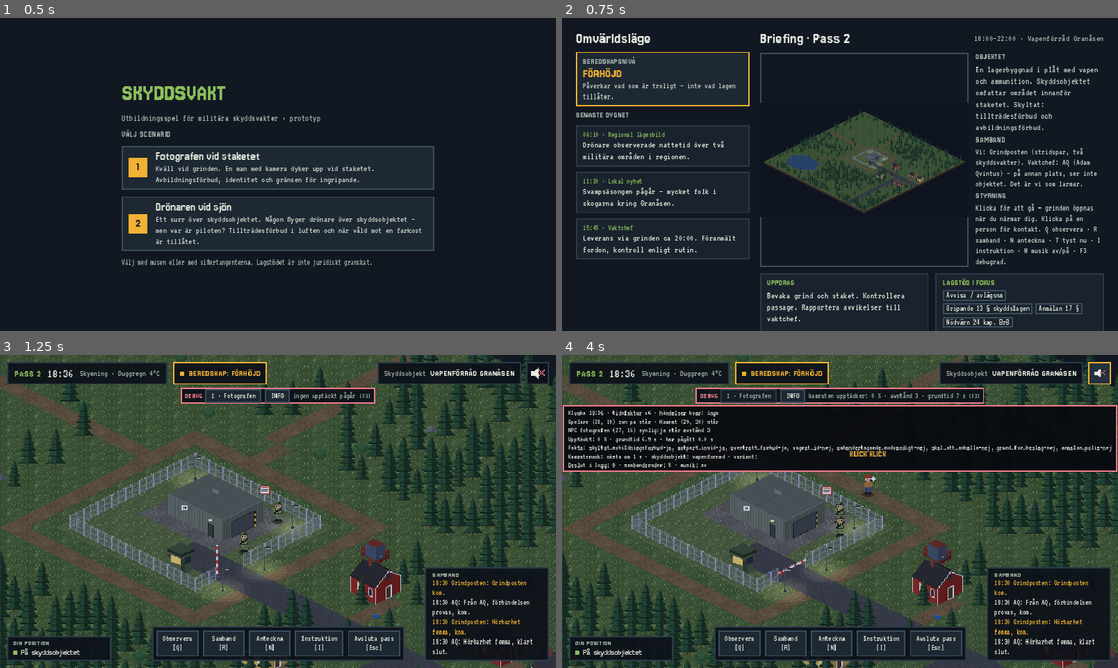
Above: before the commit, frames 1-4 (two rows, left to right).
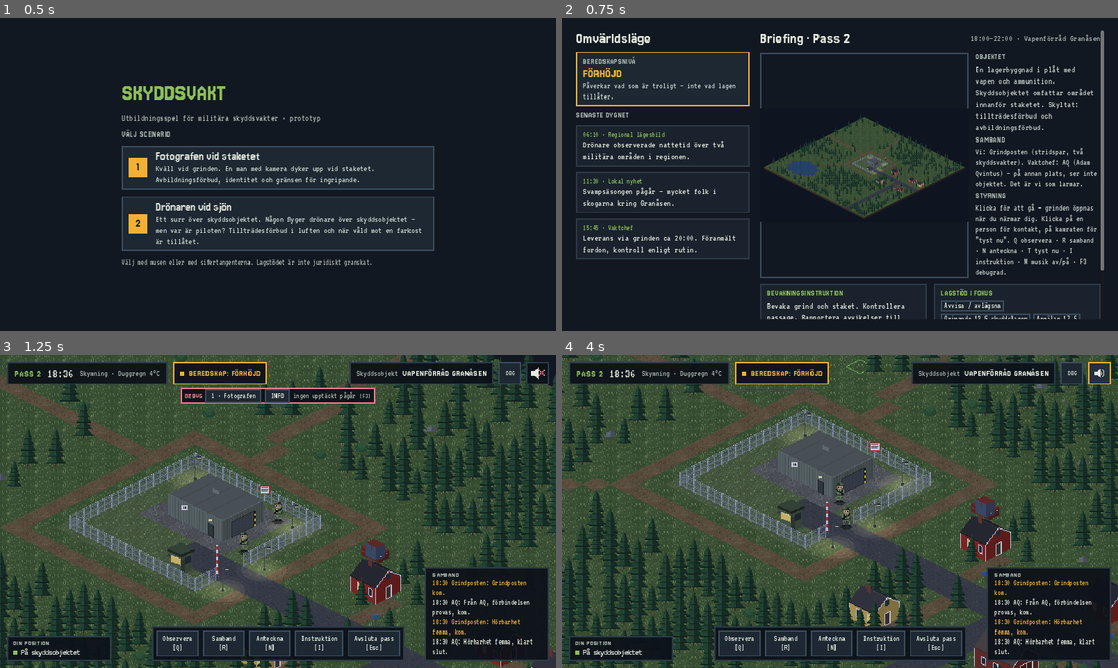
Above: after the commit, the same moments.

Repository: sulaco-hue/skyddsvakt
Game: Godot game, scene res://scenes/main.tscn
The game is run twice, just before and just after one commit, with the same random seed, the same clock (stepped at 60 frames per second) and the same inputs.
Inputs (mouse positions are in pixels of both pictures, inside the frame that each line leads up to; where the layout moved, square brackets give the same spot in the first picture):
- Up to frame 1 (0.5 s): no input
- Up to frame 2 (0.75 s): tap Enter at 0.5 s; move the mouse to (962, 158) at 0.52 s; tap M at 0.6 s; click (962, 158) at 0.67 s
- Up to frame 3 (1.25 s): tap Space at 0.77 s
- Up to frame 4 (4 s): click (1073, 373) [1101, 373] at 1.25 s; click (795, 395) at 2 s, where only the run before the commit has a clickable "1 · Fotografen"; click (840, 395) at 2.75 s, where only the run before the commit has a clickable "INFO"; click (1101, 373) at 3.52 s

Frame 1 is identical in both runs. In frame 2, 7.9% of the frame differs, in the area x 35-98%, y 4-100%; in frame 3, 0.9%; in frame 4, 56%, in the area x 0-100%, y 0-100%.

Commit message:
Mobilanpassning (pekskärm) och "Bevakningsinstruktion"
- Kompakt läge på pekskärmar: basupplösning 960x540 (större text och
  knappar), mindre porträtt och text i kontaktläget, smalare spalter
- Scroll i briefingen och i debriefingens analys
- "Vrid enheten" visas i stående läge
- Tryck på kamraten = "tyst nu"; DBG-knapp i toppraden visar debugraden
- Webbexport: metataggar för helskärm när spelet läggs till på hemskärmen
- "Uppdrag" heter nu "Bevakningsinstruktion"
- Kontrollen kör scenario 1 även i kompakt läge

Co-Authored-By: Claude Opus 5.5 <noreply@anthropic.com>
Claude-Session: https://claude.ai/code/session_01PWrrRnAUGCDbWAToA7Kxse

Diff:
--- a/scripts/core/spel.gd
+++ b/scripts/core/spel.gd
@@ -25,6 +25,10 @@
 
 func _ready() -> void:
 	regelmotor.ladda(LAGRUM_SOKVAG)
+	# Pekskärm (t.ex. iPhone/iPad i Safari): mindre basupplösning = större text och knappar.
+	if DisplayServer.is_touchscreen_available():
+		UiKit.kompakt = true
+		get_tree().root.content_scale_size = Vector2i(960, 540)
 
 
 ## Alla scenarier i data/scenarier/index.json: [{sokvag, namn, ingress}]
--- a/scripts/main.gd
+++ b/scripts/main.gd
@@ -59,6 +59,7 @@
 	add_child(snack)
 	snack.setup(hud, varld, _scenario)
 	hud.tysta_kamrat.connect(snack.tysta)
+	varld.kamrat_klickad.connect(snack.tysta)
 
 	kontakt = Kontakt.new()
 	rot.add_child(kontakt)
@@ -75,6 +76,7 @@
 	rot.add_child(briefing)
 	briefing.bygg(_scenario)
 	briefing.starta.connect(_starta_pass)
+	rot.add_child(VridOverlay.new())
 
 
 func _visa_scenarioval() -> void:
@@ -88,6 +90,7 @@
 	rot.add_child(val)
 	val.bygg(Spel.scenarier())
 	val.valt.connect(_valj_scenario)
+	rot.add_child(VridOverlay.new())
 
 
 func _valj_scenario(sokvag: String) -> void:
--- a/scripts/ui/briefing.gd
+++ b/scripts/ui/briefing.gd
@@ -21,12 +21,17 @@
 	marg.mouse_filter = Control.MOUSE_FILTER_IGNORE
 	add_child(marg)
 
+	var scroll := ScrollContainer.new()
+	scroll.horizontal_scroll_mode = ScrollContainer.SCROLL_MODE_DISABLED
+	marg.add_child(scroll)
 	var rad := UiKit.hbox(24)
-	marg.add_child(rad)
+	rad.size_flags_horizontal = Control.SIZE_EXPAND_FILL
+	rad.size_flags_vertical = Control.SIZE_EXPAND_FILL
+	scroll.add_child(rad)
 
 	# --- Omvärldsläge
 	var vanster := UiKit.vbox(12)
-	vanster.custom_minimum_size = Vector2(400, 0)
+	vanster.custom_minimum_size = Vector2(300 if UiKit.kompakt else 400, 0)
 	rad.add_child(vanster)
 	vanster.add_child(UiKit.titel("Omvärldsläge"))
 
@@ -64,7 +69,7 @@
 	var karta := TextureRect.new()
 	var bild := "res://assets/gfx/objektskarta_%s.png" % Spel.objekttyp
 	karta.texture = load(bild if ResourceLoader.exists(bild) else "res://assets/gfx/objektskarta.png")
-	karta.custom_minimum_size = Vector2(480, 270)
+	karta.custom_minimum_size = Vector2(336, 189) if UiKit.kompakt else Vector2(480, 270)
 	karta.expand_mode = TextureRect.EXPAND_IGNORE_SIZE
 	karta.stretch_mode = TextureRect.STRETCH_KEEP_ASPECT_CENTERED
 	karta.texture_filter = CanvasItem.TEXTURE_FILTER_LINEAR  # kartan visas i 75 % storlek
@@ -77,7 +82,10 @@
 	info.add_child(UiKit.rubrik("SAMBAND", 13, UiKit.DAMPAD))
 	info.add_child(UiKit.etikett(str(b.get("samband", "")), 20, UiKit.LJUS, true))
 	info.add_child(UiKit.rubrik("STYRNING", 13, UiKit.DAMPAD))
-	info.add_child(UiKit.etikett("Klicka för att gå – grinden öppnas när du närmar dig. Klicka på en person för kontakt. Q observera · R samband · N anteckna · T tyst nu · I instruktion · M musik av/på · F3 debugrad.", 20, UiKit.LJUS, true))
+	var styr := "Klicka för att gå – grinden öppnas när du närmar dig. Klicka på en person för kontakt, på kamraten för ”tyst nu”. Q observera · R samband · N anteckna · T tyst nu · I instruktion · M musik av/på · F3 debugrad."
+	if UiKit.kompakt:
+		styr = "Tryck där du vill gå – grinden öppnas när du närmar dig. Tryck på en person för kontakt, på kamraten för ”tyst nu”. DBG visar debugraden."
+	info.add_child(UiKit.etikett(styr, 20, UiKit.LJUS, true))
 	kartrad.add_child(info)
 
 	var grid := GridContainer.new()
@@ -89,7 +97,7 @@
 	upp.size_flags_horizontal = Control.SIZE_EXPAND_FILL
 	var uv := UiKit.vbox(6)
 	upp.add_child(uv)
-	uv.add_child(UiKit.rubrik("UPPDRAG", 13))
+	uv.add_child(UiKit.rubrik("BEVAKNINGSINSTRUKTION", 13))
 	uv.add_child(UiKit.etikett(str(b.get("uppdrag", "")), 22, UiKit.TEXT, true))
 	grid.add_child(upp)
 	var lag := UiKit.panel(UiKit.KANT, UiKit.RUTA)
--- a/scripts/ui/debriefing.gd
+++ b/scripts/ui/debriefing.gd
@@ -72,7 +72,7 @@
 
 	# Tidslinje
 	var vanster := UiKit.vbox(8)
-	vanster.custom_minimum_size = Vector2(580, 0)
+	vanster.custom_minimum_size = Vector2(420 if UiKit.kompakt else 580, 0)
 	mitt.add_child(vanster)
 	vanster.add_child(UiKit.rubrik("TIDSLINJE – VÄLJ ETT BESLUT", 13, UiKit.DAMPAD))
 	var scroll := ScrollContainer.new()
@@ -93,8 +93,13 @@
 	_analys = UiKit.panel(UiKit.KANT2, UiKit.RUTA, 22, 18)
 	_analys.size_flags_horizontal = Control.SIZE_EXPAND_FILL
 	mitt.add_child(_analys)
+	var ascroll := ScrollContainer.new()
+	ascroll.horizontal_scroll_mode = ScrollContainer.SCROLL_MODE_DISABLED
+	_analys.add_child(ascroll)
 	var av := UiKit.vbox(10)
-	_analys.add_child(av)
+	av.size_flags_horizontal = Control.SIZE_EXPAND_FILL
+	av.size_flags_vertical = Control.SIZE_EXPAND_FILL
+	ascroll.add_child(av)
 	var ar := UiKit.hbox(12)
 	_a_utfall = UiKit.rubrik("", 14)
 	ar.add_child(_a_utfall)
--- a/scripts/ui/hud.gd
+++ b/scripts/ui/hud.gd
@@ -45,6 +45,7 @@
 	# Uppdragsrutan är borttagen tills vidare (ersätts av något bättre).
 	_bygg_debug()
 	_bygg_debug_info()
+	_debug.visible = not UiKit.kompakt
 	_bygg_samband()
 	_bygg_position()
 	_bygg_handlingar()
@@ -77,7 +78,9 @@
 	th.add_child(UiKit.rubrik(str(scenario.get("pass", "")).to_upper(), 16, UiKit.GRON))
 	_klocka = UiKit.etikett("00:00", 30)
 	th.add_child(_klocka)
-	th.add_child(UiKit.etikett(str(scenario.get("vader", "")), 20, UiKit.DAMPAD))
+	var vader := UiKit.etikett(str(scenario.get("vader", "")), 20, UiKit.DAMPAD)
+	vader.visible = not UiKit.kompakt
+	th.add_child(vader)
 	for c in th.get_children():
 		var lbl := c as Label
 		lbl.vertical_alignment = VERTICAL_ALIGNMENT_CENTER
@@ -100,12 +103,20 @@
 	var oh := UiKit.hbox(10)
 	obj.add_child(oh)
 	var ol := UiKit.etikett("Skyddsobjekt", 20, UiKit.DAMPAD)
+	ol.visible = not UiKit.kompakt
 	ol.vertical_alignment = VERTICAL_ALIGNMENT_CENTER
 	oh.add_child(ol)
 	var on := UiKit.rubrik(str(scenario.get("objekt", "")).to_upper(), 15, UiKit.TEXT)
 	on.vertical_alignment = VERTICAL_ALIGNMENT_CENTER
 	oh.add_child(on)
 	rad.add_child(obj)
+
+	var dbg := UiKit.knapp("DBG")
+	dbg.custom_minimum_size = Vector2(52, 52)
+	dbg.add_theme_font_size_override("font_size", 16)
+	dbg.tooltip_text = "Visa/dölj debugraden [F3]"
+	dbg.pressed.connect(func() -> void: _debug.visible = not _debug.visible)
+	rad.add_child(dbg)
 
 	_ljudknapp = Button.new()
 	_ljudknapp.custom_minimum_size = Vector2(52, 52)
@@ -133,7 +144,7 @@
 	var v := UiKit.vbox(6)
 	p.add_child(v)
 	var b: Dictionary = scenario.get("briefing", {})
-	v.add_child(UiKit.rubrik("UPPDRAG", 15))
+	v.add_child(UiKit.rubrik("BEVAKNINGSINSTRUKTION", 15))
 	var upp := UiKit.etikett(str(b.get("uppdrag", "")), 21, UiKit.TEXT, true)
 	upp.custom_minimum_size = Vector2(268, 0)
 	v.add_child(upp)
--- a/scripts/ui/kontakt.gd
+++ b/scripts/ui/kontakt.gd
@@ -56,11 +56,12 @@
 
 	# Motpart
 	var vanster := UiKit.vbox(12)
-	vanster.custom_minimum_size = Vector2(326, 0)
+	var portr := 180 if UiKit.kompakt else 320
+	vanster.custom_minimum_size = Vector2(portr + 6, 0)
 	mitt.add_child(vanster)
 	var ram := UiKit.panel(UiKit.KANT2, Color("22303D"), 0, 0)
 	_portratt = TextureRect.new()
-	_portratt.custom_minimum_size = Vector2(320, 320)
+	_portratt.custom_minimum_size = Vector2(portr, portr)
 	_portratt.expand_mode = TextureRect.EXPAND_IGNORE_SIZE
 	_portratt.stretch_mode = TextureRect.STRETCH_KEEP_ASPECT_CENTERED
 	_portratt.texture_filter = CanvasItem.TEXTURE_FILTER_NEAREST
@@ -97,7 +98,7 @@
 	var bv := UiKit.vbox(6)
 	bubbla.add_child(bv)
 	bv.add_child(UiKit.rubrik("MOTPARTEN", 14, Color("5A3B12")))
-	_replik = UiKit.etikett("", 30, UiKit.MORK, true)
+	_replik = UiKit.etikett("", 24 if UiKit.kompakt else 30, UiKit.MORK, true)
 	bv.add_child(_replik)
 	hoger.add_child(bubbla)
 	hoger.add_child(UiKit.rubrik("DITT SVAR", 14, UiKit.GRON))
@@ -120,6 +121,7 @@
 	bvv.add_child(_tid_label)
 	botten.add_child(bvv)
 	kol.add_child(botten)
+	botten.visible = not UiKit.kompakt
 
 
 func _bygg_chips(rader: Array) -> void:
@@ -177,7 +179,7 @@
 	nl.vertical_alignment = VERTICAL_ALIGNMENT_CENTER
 	nr.add_child(nl)
 	h.add_child(nr)
-	var t := UiKit.etikett(str(alt.get("text", "")), 24, UiKit.TEXT, true)
+	var t := UiKit.etikett(str(alt.get("text", "")), 21 if UiKit.kompakt else 24, UiKit.TEXT, true)
 	t.size_flags_horizontal = Control.SIZE_EXPAND_FILL
 	h.add_child(t)
 	ruta.gui_input.connect(_pa_alternativ_input.bind(i))
--- a/scripts/ui/ui_kit.gd
+++ b/scripts/ui/ui_kit.gd
@@ -22,6 +22,9 @@
 	"warn": {"etikett": "DISKUTABELT", "farg": BARNSTEN, "tecken": "!"},
 	"bad": {"etikett": "SAKNAR LAGSTÖD", "farg": ROSA, "tecken": "x"},
 }
+
+## Kompakt läge för pekskärmar (mobil/surfplatta): större text, mindre ytor.
+static var kompakt := false
 
 static var _brod: Font
 static var _rubrik: Font
--- /dev/null
+++ b/scripts/ui/vrid_overlay.gd
@@ -0,0 +1,33 @@
+class_name VridOverlay
+extends Control
+## Ber spelaren vrida enheten till liggande läge (pekskärmar i stående läge).
+
+
+func _ready() -> void:
+	UiKit.helskarm(self)
+	mouse_filter = Control.MOUSE_FILTER_STOP
+	var bg := UiKit.ruta_farg(UiKit.BG, Vector2.ZERO)
+	UiKit.helskarm(bg)
+	add_child(bg)
+	var mitt := CenterContainer.new()
+	UiKit.helskarm(mitt)
+	add_child(mitt)
+	var v := UiKit.vbox(16)
+	mitt.add_child(v)
+	# en liggande "telefon" som symbol
+	var tel := UiKit.panel(UiKit.GRON, Color(0, 0, 0, 0), 0, 0)
+	tel.custom_minimum_size = Vector2(110, 60)
+	tel.size_flags_horizontal = Control.SIZE_SHRINK_CENTER
+	v.add_child(tel)
+	var t := UiKit.titel("Vrid enheten", 30, UiKit.TEXT)
+	t.horizontal_alignment = HORIZONTAL_ALIGNMENT_CENTER
+	v.add_child(t)
+	var u := UiKit.etikett("Spelet spelas i liggande läge.", 24, UiKit.DAMPAD)
+	u.horizontal_alignment = HORIZONTAL_ALIGNMENT_CENTER
+	v.add_child(u)
+	visible = false
+
+
+func _process(_delta: float) -> void:
+	var s := get_viewport_rect().size
+	visible = UiKit.kompakt and s.y > s.x
--- a/scripts/varld/varld.gd
+++ b/scripts/varld/varld.gd
@@ -8,6 +8,7 @@
 
 signal npc_klickad(npc_id: String)
 signal spelare_framme
+signal kamrat_klickad
 
 const RUTSTORLEK := Vector2i(32, 16)
 const ZOOM := 2.0
@@ -505,6 +506,10 @@
 	elif UiKit.ar_klick(event):
 		var c := cell_vid_mus()
 		var mus := get_global_mouse_position()
+		if kollega and (kollega.cell == c or kollega.traffar(mus)):
+			kamrat_klickad.emit()
+			get_viewport().set_input_as_handled()
+			return
 		for id: String in npcer:
 			var n: Aktor = npcer[id]
 			if n.visible and (n.cell == c or n.traffar(mus)):
--- a/tester/kontroll.gd
+++ b/tester/kontroll.gd
@@ -21,6 +21,10 @@
 	await _spela_dronaren_med_pilot()
 	await _spela_dronaren_utan_pilot()
 	await _bygg_alla_objekttyper()
+	print("--- Kompakt läge (pekskärm) ---")
+	UiKit.kompakt = true
+	await _spela_scenario_1()
+	UiKit.kompakt = false
 	Engine.time_scale = 1.0
 	if fel == 0:
 		print("=== RESULTAT: OK ===")
Not shown, changed: export_presets.cfg
